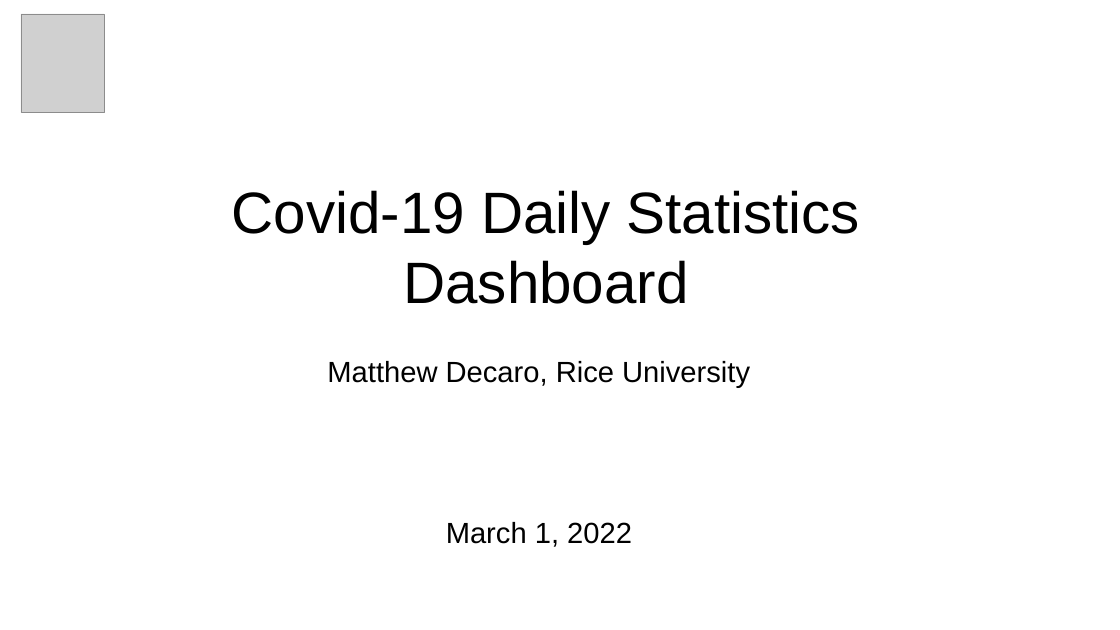
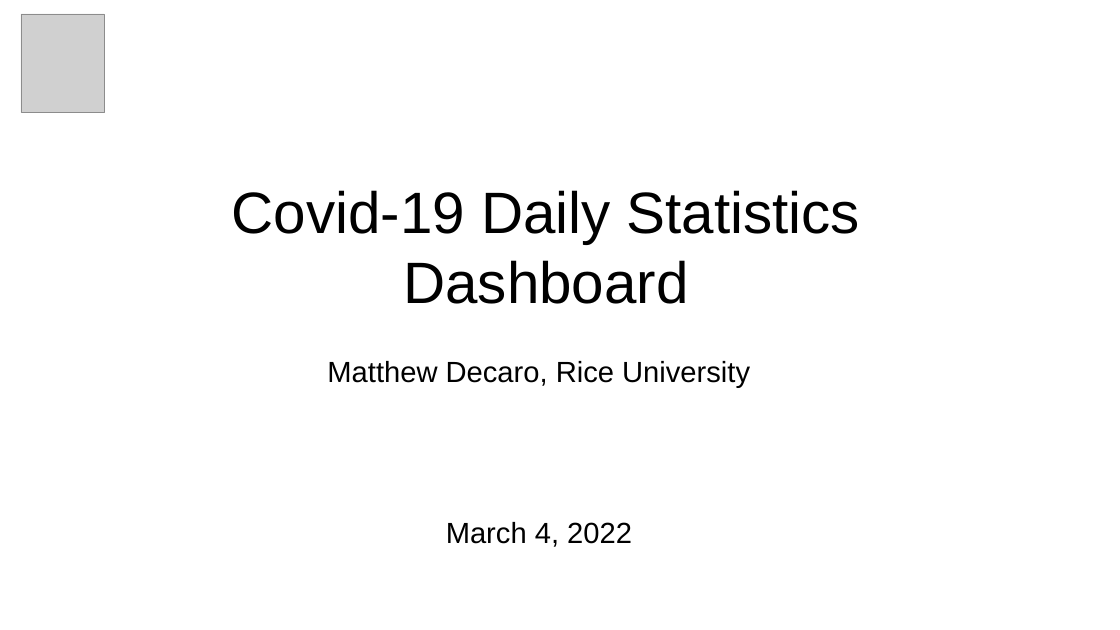
Before and after one commit to msdec321/DataAnalysisWorkbooks, a slide deck: slide 1 of Covid19/Covid19_dashboard.pptx. Drawn at 1120x630 pixels with LibreOffice and Linux fonts; fonts in the diff are those of the drawing; grey boxes stand for pictures. Boxes give left, top, right and bottom in pixels: in the first picture for what was removed or moved away, otherwise in the second. Text is boxed around its words. In the diff, an @@ line names an element or a change of style, - is before the commit and + after.

Commit message:
Updated pptx dashboard

```diff
--- a/Covid19/Covid19_dashboard.pptx
+++ b/Covid19/Covid19_dashboard.pptx
@@ text at (x1=446, y1=522, x2=632, y2=547): text changed @@
-March 1, 2022
+March 4, 2022
```
